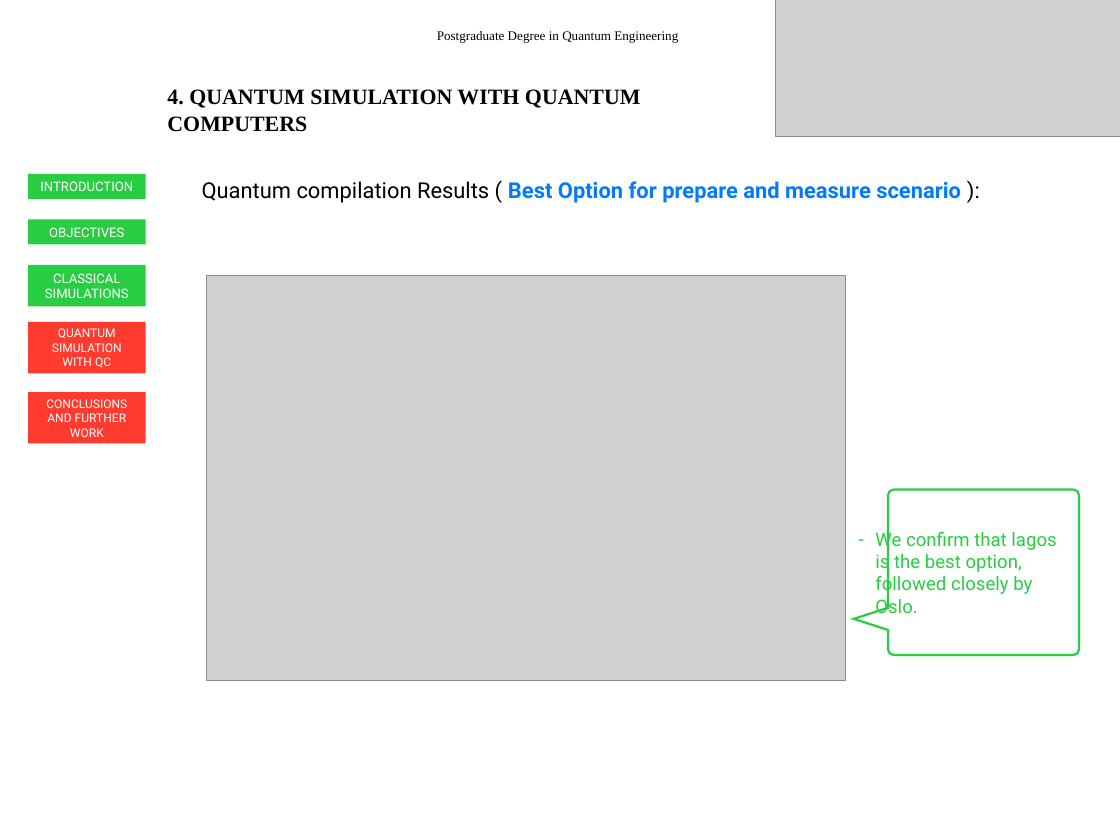
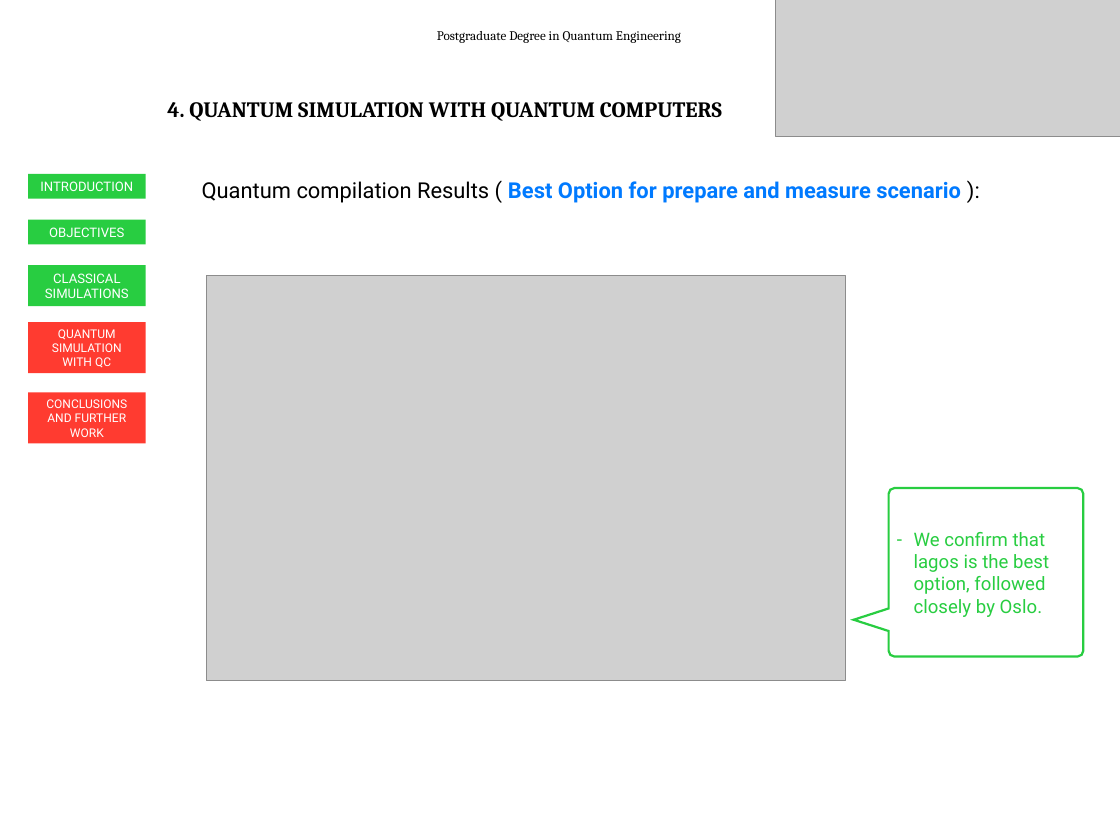
Before and after one commit to inaki-ortizdelandaluce/qubit-communication-simulations, a slide deck: slide 27 of key/SimulationsOfQubitCommunication-slides.pptx. Drawn at 1120x840 pixels with LibreOffice and Linux fonts; fonts in the diff are those of the drawing; grey boxes stand for pictures. Boxes give left, top, right and bottom in pixels: in the first picture for what was removed or moved away, otherwise in the second. Text is boxed around its words. In the diff, an @@ line names an element or a change of style, - is before the commit and + after.

```diff
--- a/key/SimulationsOfQubitCommunication-slides.pptx
+++ b/key/SimulationsOfQubitCommunication-slides.pptx
@@ text "Postgraduate Degree in Quantum Engineering" at box(437, 31, 681, 43): font Times New Roman to Cambria @@
@@ text "4. QUANTUM SIMULATION WITH QUANTUM ..." at box(167, 102, 722, 121): font Times New Roman to Cambria @@
@@ freeform shape removed at box(854, 490, 1079, 655) @@
-– We confirm that lagos is the best option, followed closely by Oslo.
@@ freeform shape added at box(854, 488, 1083, 657), outline #28CD41 2 pt @@
@@ text added at box(914, 532, 1049, 617), 17 pt, text #28CD41 @@
+– We confirm that lagos is the best option, followed closely by Oslo.
```
Also in this commit, not shown: 31 other slides changed.
